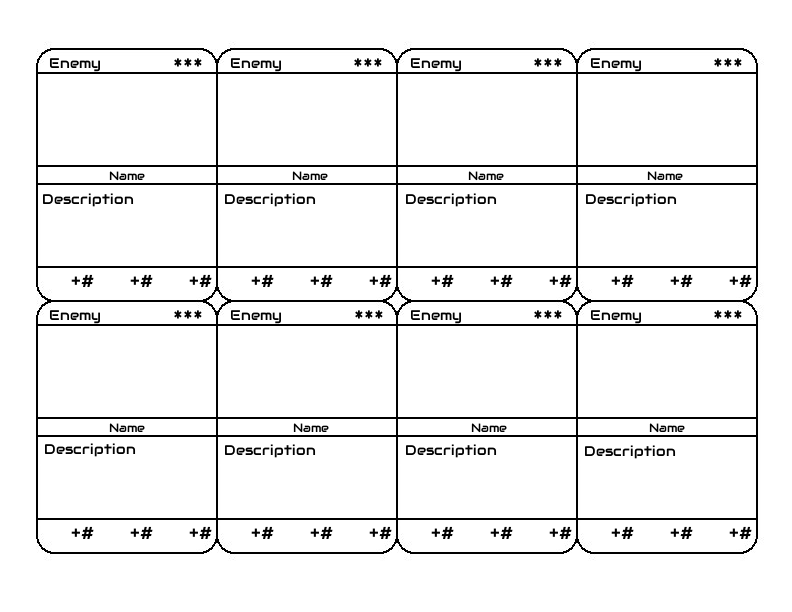
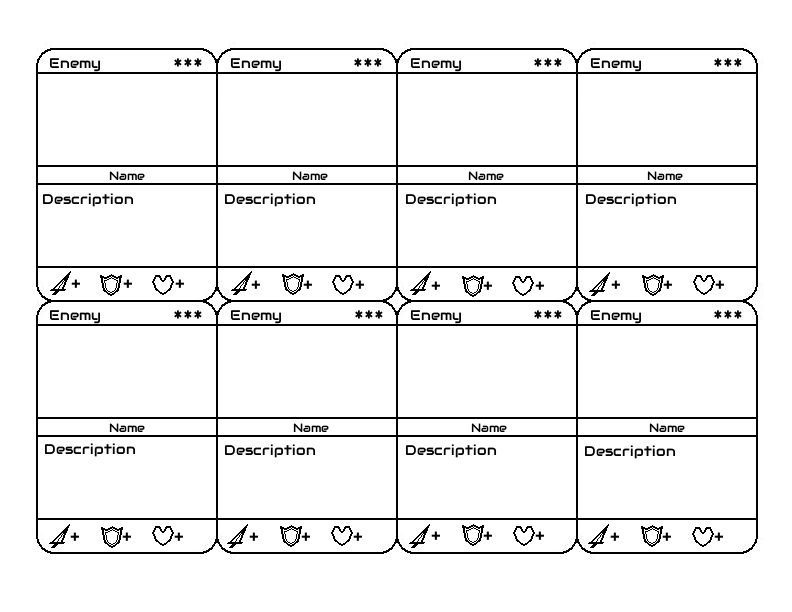
Layered file, before and after one edit (792px x 612px). Changes by layer:
renamed "+# +# +# #7" to "+ + + #4", painted on it over [610, 526, 752, 541]
renamed "+# +# +# #6" to "+ + + #5", painted on it over [431, 526, 572, 540]
renamed "+# +# +# #5" to "+ + + #6", painted on it over [249, 526, 392, 541]
renamed "+# +# +# #4" to "+ + + #7", painted on it over [70, 526, 212, 541]
renamed "+# +# +# #3" to "+ + + #3", painted on it over [611, 274, 752, 289]
renamed "+# +# +# #2" to "+ + + #2", painted on it over [431, 274, 572, 290]
renamed "+# +# +# #1" to "+ + + #1", painted on it over [251, 274, 392, 289]
renamed "+# +# +#" to "+ + +", painted on it over [71, 274, 212, 288]
painted on "Background" over [49, 271, 715, 548]
